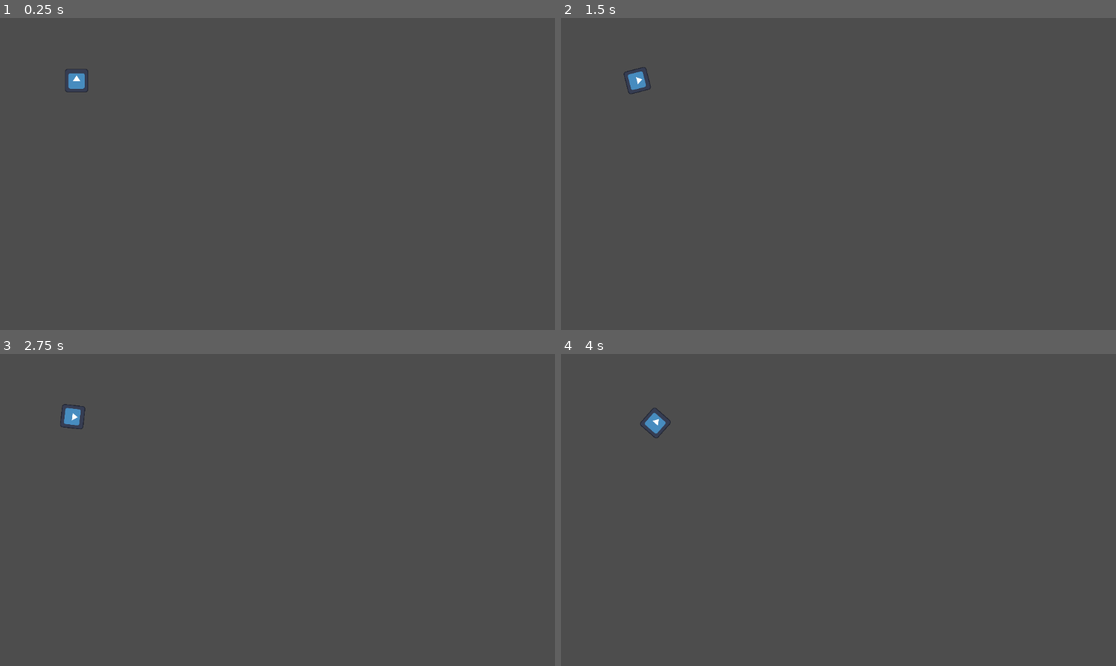
Above: before the commit, frames 1-4 (two rows, left to right).
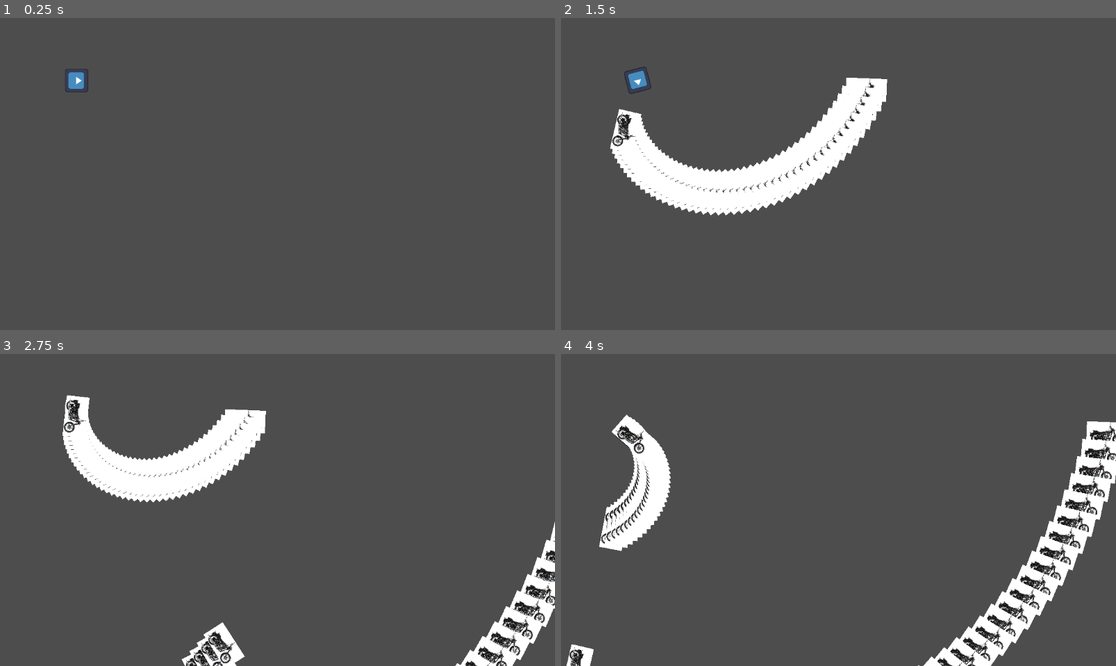
Above: after the commit, the same moments.

Repository: bear-minimum-studio/space-bear
Game: Godot game, scene res://World.tscn
The game is run twice, just before and just after one commit, with the same random seed, the same clock (stepped at 60 frames per second) and the same inputs. The engine's default icon, where the game draws it, is replaced by a stand-in: a white triangle on a blue panel in a dark square.
Inputs:
- Up to frame 1 (0.25 s): no input
- Up to frame 2 (1.5 s): tap Enter at 0.5 s; hold Right (turn_right) 0.53-1.28 s; hold Space (fire, bound only after the commit) 0.53-1.28 s; hold Left (turn_left) from 1.28 s (still down); tap Down (decelerate) at 1.35 s
- Up to frame 3 (2.75 s): tap Space (fire, bound only after the commit) at 1.55 s; release Left (turn_left) at 2.03 s; hold Right (turn_right) from 2.03 s (still down); hold Space (fire, bound only after the commit) from 2.03 s (still down)
- Up to frame 4 (4 s): release Right (turn_right) at 2.78 s; release Space (fire, bound only after the commit) at 2.78 s; hold Up (accelerate) 2.78-3.53 s; tap Space (fire, bound only after the commit) at 2.85 s; hold Left (turn_left) from 3.53 s (still down); hold Space (fire, bound only after the commit) from 3.53 s (still down); tap Down (decelerate) at 3.6 s

The runs differ from the first frame. In frame 1, less than 0.1% of the frame differs, in the area x 12-16%, y 17-23%; in frame 2, 8.2%; in frame 3, 9.2%; in frame 4, 9.5%, in the area x 0-100%, y 17-100%.

Commit message:
feat: you can now shoot motorcycles

Diff:
--- /dev/null
+++ b/Bullet.gd
@@ -0,0 +1,13 @@
+extends Sprite2D
+
+const SPEED = 500
+
+# Called when the node enters the scene tree for the first time.
+func _ready():
+	pass # Replace with function body.
+
+
+# Called every frame. 'delta' is the elapsed time since the previous frame.
+func _process(delta):
+#	translate(delta * self.rotation * SPEED)
+	translate(Vector2(delta * SPEED * cos(self.rotation), delta * SPEED * sin(self.rotation)))
--- /dev/null
+++ b/Bullet.tscn
@@ -0,0 +1,9 @@
+[gd_scene load_steps=3 format=3 uid="uid://bcmc5618pu5uw"]
+
+[ext_resource type="Texture2D" uid="uid://ipudwk3mtkbw" path="res://moto.png" id="1_6kesp"]
+[ext_resource type="Script" path="res://Bullet.gd" id="2_a4jyv"]
+
+[node name="Bullet" type="Sprite2D"]
+scale = Vector2(0.14095, 0.14095)
+texture = ExtResource("1_6kesp")
+script = ExtResource("2_a4jyv")
--- a/Player.gd
+++ b/Player.gd
@@ -1,5 +1,6 @@
 extends CharacterBody2D
 
+signal shoot
 
 const ACCEL = 90.0
 const ROTATION_SPEED = 0.04
@@ -13,8 +14,11 @@
 	var intensity = Input.get_axis("decelerate", "accelerate")
 	if intensity:
 		var v = delta * intensity * ACCEL
-		velocity.x += v * sin(self.rotation)
-		velocity.y += -v * cos(self.rotation)
+		velocity.x += v * cos(self.rotation)
+		velocity.y += v * sin(self.rotation)
+
+	if (Input.is_action_pressed("fire")):
+		emit_signal("shoot", global_position, global_rotation)
 
 	# TODO max speed
 
--- a/Player.tscn
+++ b/Player.tscn
@@ -10,6 +10,7 @@
 script = ExtResource("1_rsmvc")
 
 [node name="Player" type="Sprite2D" parent="."]
+rotation = 1.5708
 scale = Vector2(0.379658, 0.379658)
 texture = ExtResource("1_snwga")
 
--- /dev/null
+++ b/World.gd
@@ -0,0 +1,20 @@
+extends Node2D
+
+@onready var player = $Player
+
+var bullet_scene = preload("res://Bullet.tscn")
+
+# Called when the node enters the scene tree for the first time.
+func _ready():
+	pass
+
+# Called every frame. 'delta' is the elapsed time since the previous frame.
+func _process(delta):
+	pass
+
+
+func _on_player_shoot(global_player_position, global_player_rotation):
+	var new_bullet = bullet_scene.instantiate()
+	new_bullet.global_position = global_player_position
+	new_bullet.global_rotation = global_player_rotation
+	self.add_child(new_bullet)
--- a/World.tscn
+++ b/World.tscn
@@ -1,8 +1,12 @@
-[gd_scene load_steps=2 format=3 uid="uid://bw4w3ebkgwrpc"]
+[gd_scene load_steps=3 format=3 uid="uid://bw4w3ebkgwrpc"]
 
+[ext_resource type="Script" path="res://World.gd" id="1_kjg2t"]
 [ext_resource type="PackedScene" uid="uid://cdmod1k47gntm" path="res://Player.tscn" id="1_yasag"]
 
 [node name="World" type="Node2D"]
+script = ExtResource("1_kjg2t")
 
 [node name="Player" parent="." instance=ExtResource("1_yasag")]
 position = Vector2(159, 130)
+
+[connection signal="shoot" from="Player" to="." method="_on_player_shoot"]
--- a/project.godot
+++ b/project.godot
@@ -41,3 +41,8 @@
 , Object(InputEventJoypadMotion,"resource_local_to_scene":false,"resource_name":"","device":-1,"axis":0,"axis_value":1.0,"script":null)
 ]
 }
+fire={
+"deadzone": 0.5,
+"events": [Object(InputEventKey,"resource_local_to_scene":false,"resource_name":"","device":-1,"window_id":0,"alt_pressed":false,"shift_pressed":false,"ctrl_pressed":false,"meta_pressed":false,"pressed":false,"keycode":0,"physical_keycode":32,"key_label":0,"unicode":32,"echo":false,"script":null)
+]
+}
Binary file added: moto.png
Not shown, added: moto.png.import
